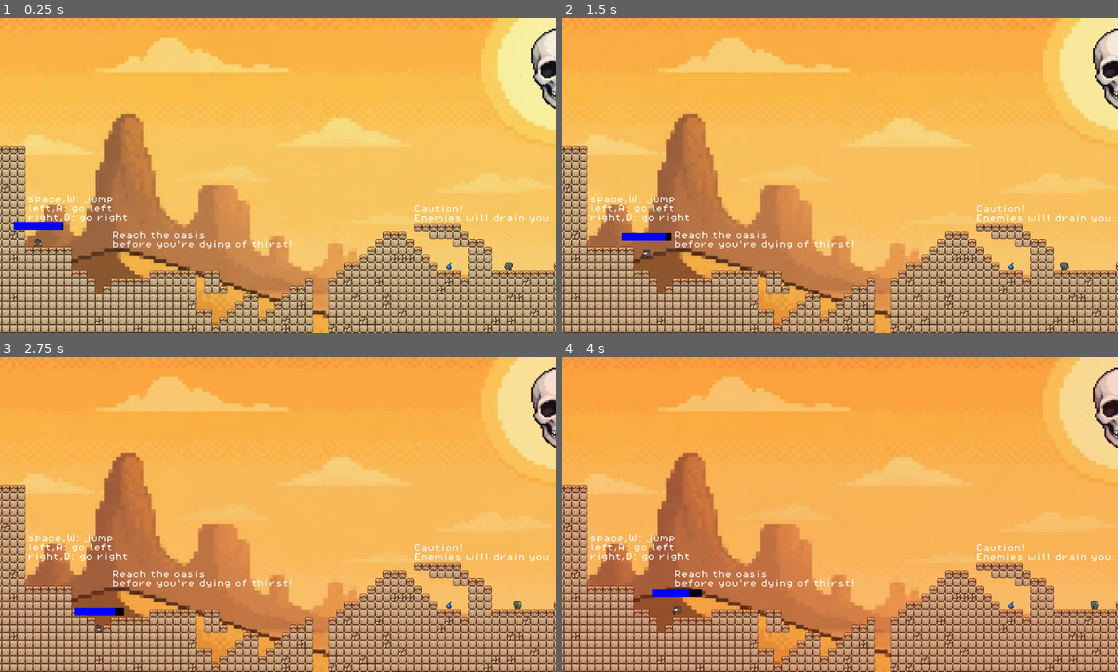
Above: before the commit, frames 1-4 (two rows, left to right).
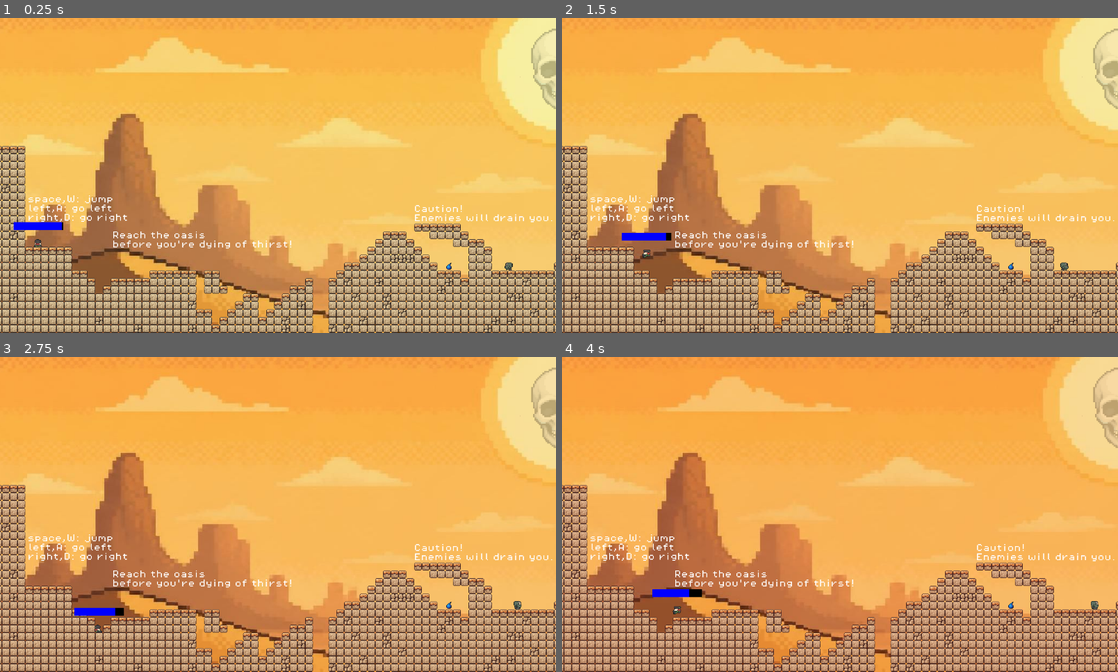
Above: after the commit, the same moments.

Repository: patches78/GameJam
Game: Godot game, scene res://scenes/level1.tscn
Two runs of this game, one before a commit and one after it. Both use one fixed random seed, a clock stepped at 60 frames per second and the inputs below.
Inputs:
- Up to frame 1 (0.25 s): no input
- Up to frame 2 (1.5 s): hold Right (right) from 0.53 s (still down); tap Keypad Enter (Enter) at 0.6, 1.35 s; tap Space (jump) at 0.77 s
- Up to frame 3 (2.75 s): tap Space (jump) at 1.52 s; release Right (right) at 2.03 s; hold Left (left) from 2.03 s (still down); tap Keypad Enter (Enter) at 2.1 s
- Up to frame 4 (4 s): tap Enter at 2.75 s; release Left (left) at 2.78 s; hold Right (right) from 2.78 s (still down); tap Keypad Enter (Enter) at 2.85, 3.6 s; tap Space (jump) at 3.02, 3.77 s

The runs differ from the first frame. In frame 1, 0.8% of the frame differs, in the area x 93-100%, y 3-29%; in frame 2, 0.8%; in frame 3, 0.8%; in frame 4, 0.7%.

Commit message:
#28 transparenz
- transparenz vom Skull auf 80 gesetzt

Diff:
--- a/desertlayer/scenes/died.tscn
+++ b/desertlayer/scenes/died.tscn
@@ -18,7 +18,8 @@
 texture = ExtResource("2_mubft")
 
 [node name="Skull" type="Sprite2D" parent="CanvasLayer/Sprite2D" unique_id=1667605268]
-position = Vector2(-111.965195, -120.08976)
+modulate = Color(1, 1, 1, 0.3137255)
+position = Vector2(-102.31152, -120.833496)
 scale = Vector2(0.08774727, 0.090132)
 texture = ExtResource("3_mr4x7")
 
--- a/desertlayer/scenes/level1.tscn
+++ b/desertlayer/scenes/level1.tscn
@@ -310,6 +310,7 @@
 texture = ExtResource("2_bbk5w")
 
 [node name="Skull" type="Sprite2D" parent="ParallaxBackground/ParallaxLayer" unique_id=1899304165]
+modulate = Color(1, 1, 1, 0.27450982)
 position = Vector2(343.33334, -236.66663)
 scale = Vector2(0.14859134, 0.13769267)
 texture = ExtResource("7_7g1mn")
